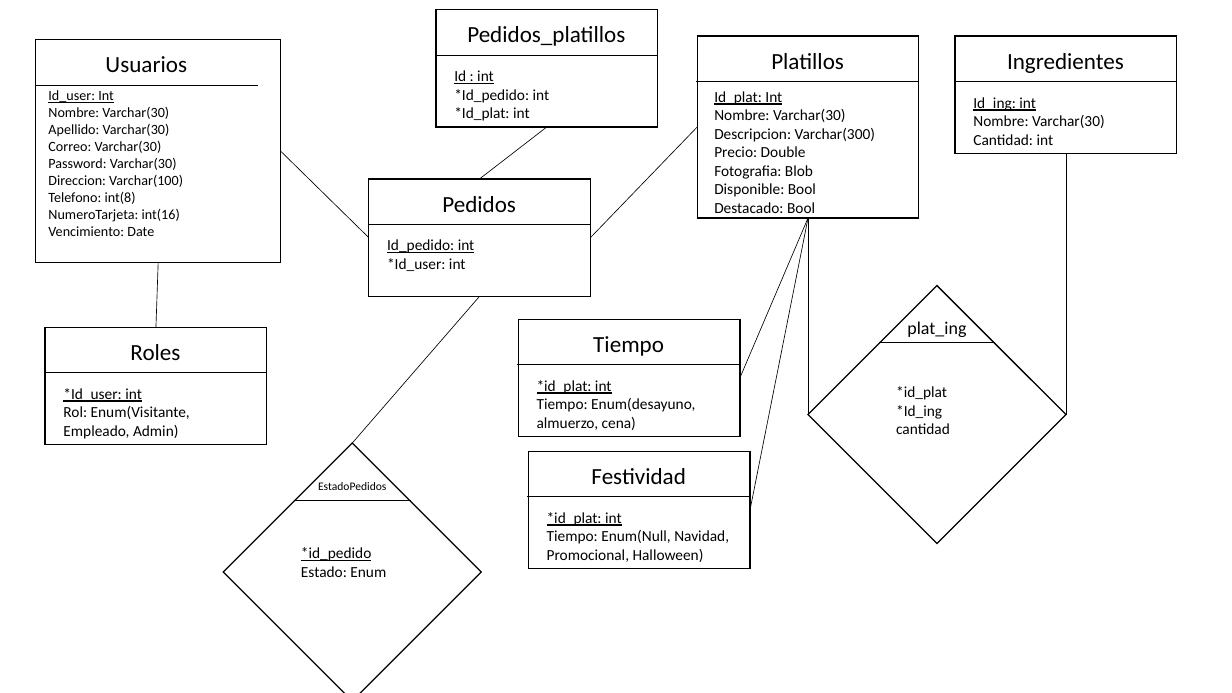
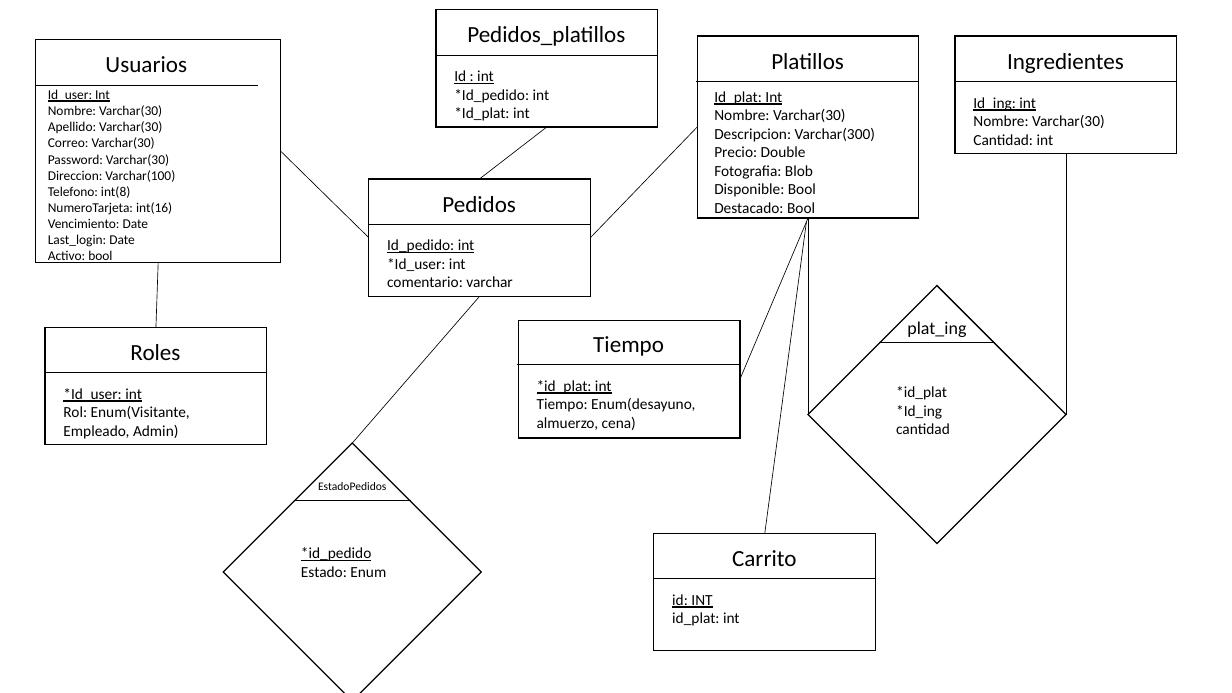
Before and after one commit to maritox09/ProyectoDW-DB, a slide deck: slide 1 of Assets/Diagrama de relacion entidad.pptx. Drawn at 1232x693 pixels with LibreOffice and Linux fonts; fonts in the diff are those of the drawing. Boxes give left, top, right and bottom in pixels: in the first picture for what was removed or moved away, otherwise in the second. Text is boxed around its words. In the diff, an @@ line names an element or a change of style, - is before the commit and + after.

```diff
--- a/Assets/Diagrama de relacion entidad.pptx
+++ b/Assets/Diagrama de relacion entidad.pptx
@@ text at (48,89,175,228): size 11 to 10.5 pt in "Id_user: Int", "Nombre: Varchar(30)", "Apellido: Varchar(30)", "Correo: Varchar(30)" and 5 more places @@
@@ text at (48,234,135,263): paragraphs added @@
+Last_login: Date
+Activo: bool
@@ line moved from (809, 218) - (750, 510) to (807, 222) - (765, 533) @@
@@ text at (387,276,513,287): paragraph added @@
+comentario: varchar
@@ text removed at (591,468,685,484) @@
-Festividad
@@ rectangle: place and size @@
-rectangle at (529,451,750,568)
+rectangle at (654,533,876,651)
@@ text added at (732,550,796,566), 18 pt, text #000000 @@
+Carrito
@@ line moved from (528, 496) - (750, 496) to (653, 579) - (876, 579) @@
@@ text at (672,594,740,626): text changed @@
-*id_plat: int
-Tiempo: Enum(Null, Navidad, Promocional, Halloween)
+id: INT
+id_plat: int
```
Also in this commit, not shown: 17 other files.
